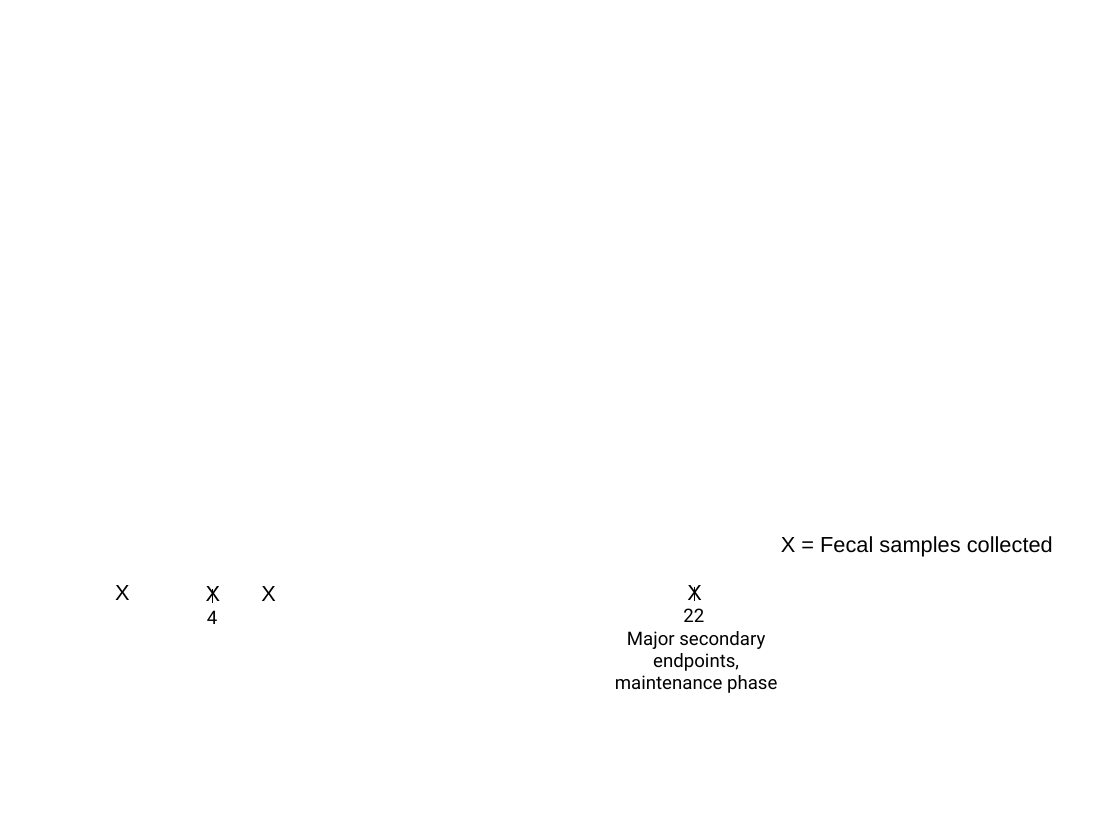
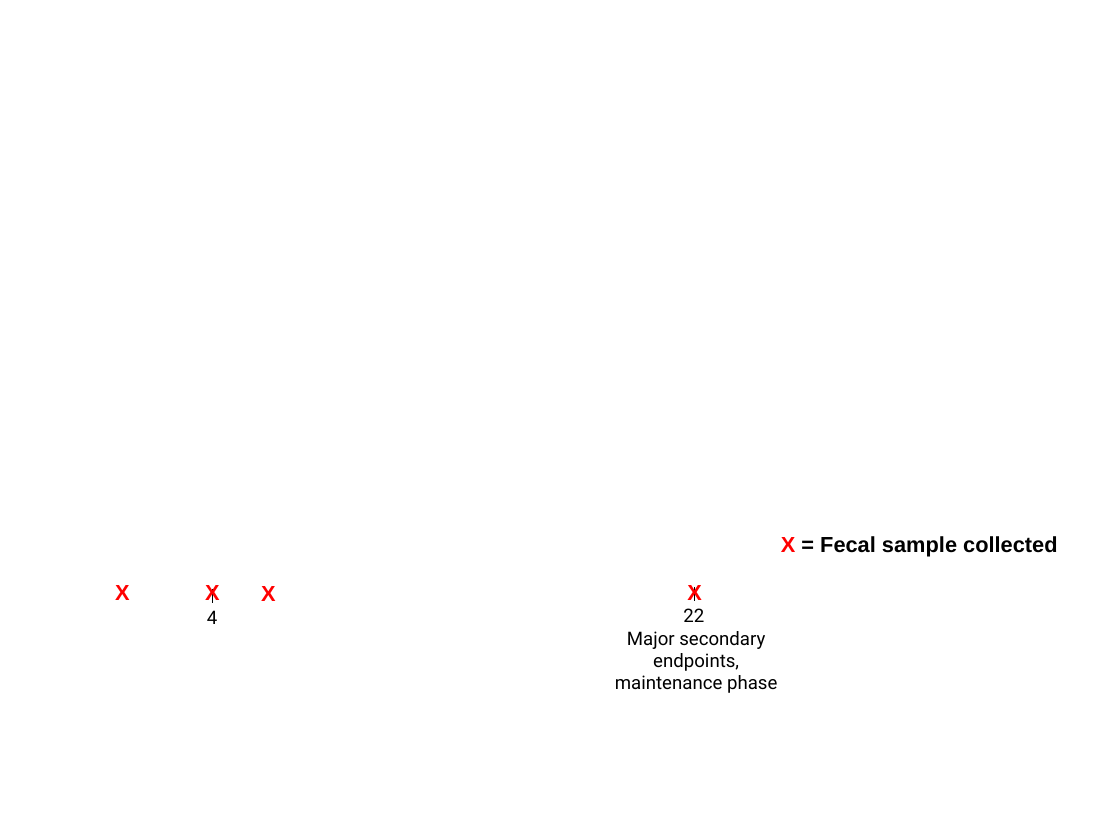
Before and after one commit to SchlossLab/Doherty_CDprediction_mBio_2017, a slide deck: slide 1 of study design figures.pptx. Drawn at 1120x840 pixels with LibreOffice and Linux fonts; fonts in the diff are those of the drawing; background and template pictures are left out. Boxes give left, top, right and bottom in pixels: in the first picture for what was removed or moved away, otherwise in the second. Text is boxed around its words. In the diff, an @@ line names an element or a change of style, - is before the commit and + after.

Commit message:
study design figures

```diff
--- a/study design figures.pptx
+++ b/study design figures.pptx
@@ text at [781, 536, 1057, 557]: text changed; bold on @@
-X = Fecal samples collected
+X = Fecal sample collected
@@ text colour #000000 to #FF0000, letter outline none to #000000 0.75 pt, bold on in 4 elements at [115, 585, 130, 600], [687, 585, 702, 601], [261, 586, 276, 601], [205, 585, 220, 603] @@
```
